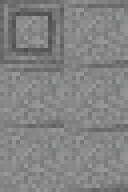
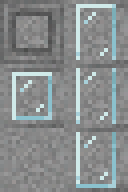
Before/after of a 128 x 192 layered artwork. What changed in the layer stack:
added layer "Glass" above "Noise" over [12, 4, 116, 188]
painted on "shadow_wood" over [12, 4, 116, 188]
